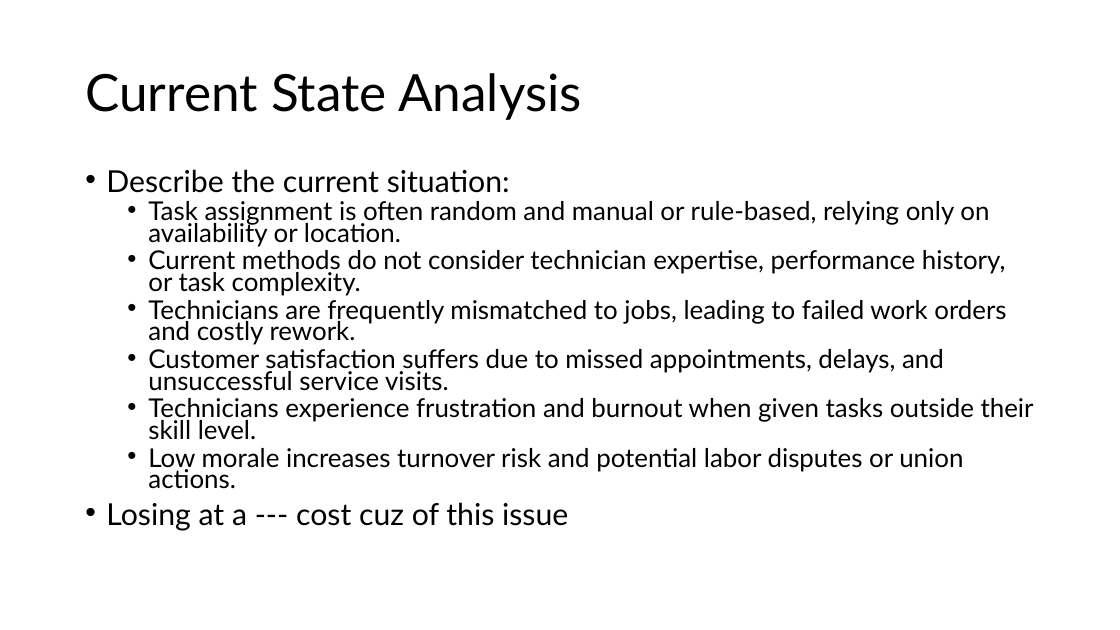
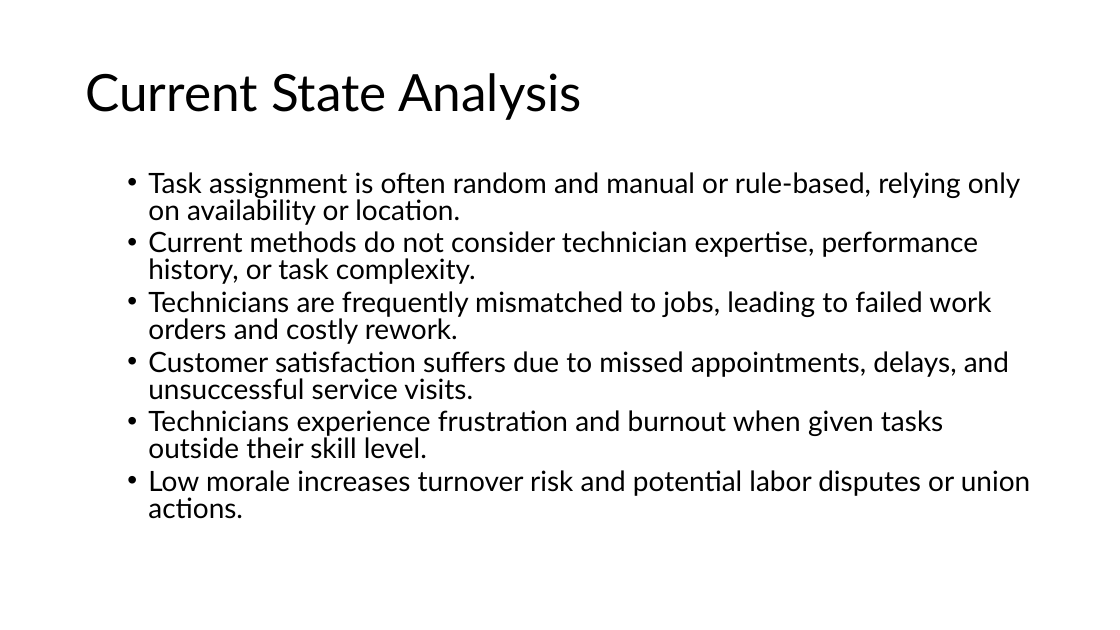
Before and after one commit to suebyeon/Capstone, a slide deck: slide 5 of Business Case.pptx. Drawn at 1120x630 pixels with LibreOffice and Linux fonts; fonts in the diff are those of the drawing. Boxes give left, top, right and bottom in pixels: in the first picture for what was removed or moved away, otherwise in the second. Text is boxed around its words. In the diff, an @@ line names an element or a change of style, - is before the commit and + after.

```diff
--- a/Business Case.pptx
+++ b/Business Case.pptx
@@ text "Task assignment is often random ..." at (x1=148, y1=172, x2=1030, y2=519): size 22.2 to 24 pt; line spacing 0.7 to 0.8 @@
@@ text at (x1=106, y1=169, x2=510, y2=193): paragraph removed @@
-• Describe the current situation:
@@ text at (x1=106, y1=502, x2=568, y2=530): paragraph removed @@
-• Losing at a --- cost cuz of this issue
```
Also in this commit, not shown: 3 other slides changed.
